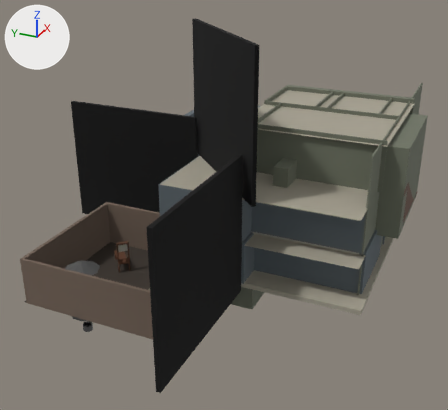
The glTF model public/models/hauntedHouse.glb as it was, and as the next commit left it.
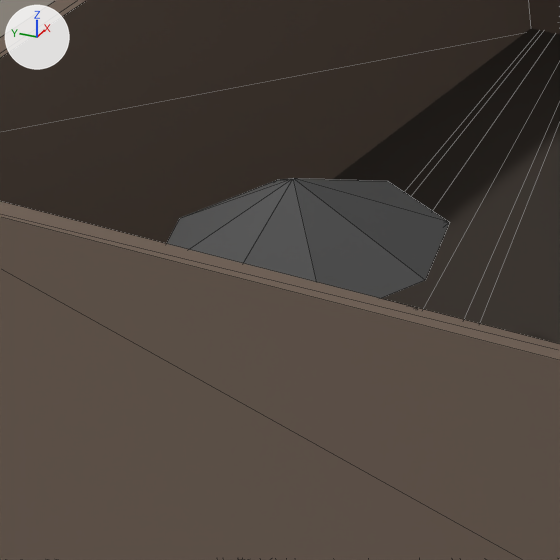
The first picture shows the older version from a 50 mm camera at (-62.3, -7.1, 33.5) aimed at (-1.9, 20.1, 3.3). The close-ups show the older and then the newer version on the part from 10% to 25% of the width and 58% to 75% of the height of that picture. Only the edits that show in the close-ups are written down. The axes (+X, +Y, +Z) are drawn at upper left. The lights are the same throughout. The close-ups show mesh edges as thin lines. Objects named as collision shapes, trigger or cutter boxes, shadow casters or lower levels of detail are left out. Where no turn or scale is listed for an object, it has been applied to the vertices. Vertices at exactly the same position are counted once.
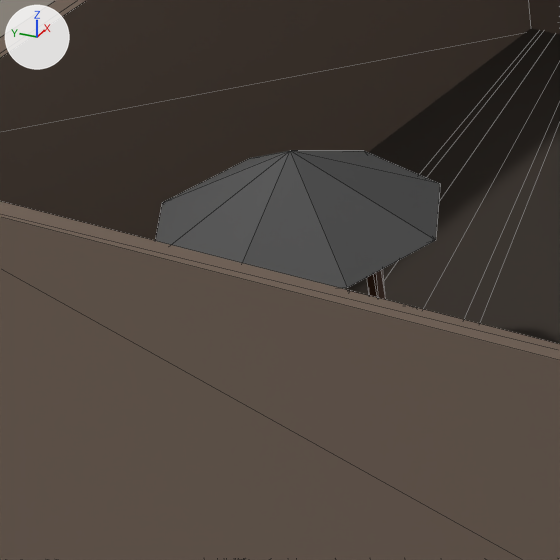
Where the newer file only moved an object's origin or applied its transform, the numbers keep the older frame.

The change, as a list of edits to the scene's bpy script:
```text
Change me_cone_002:
    used by ob_well_001; location = (-16.2, 30.3, -2.54)
    before: 50 (1.2, 0.75, 2.53), 52 (1.11, 0.88, 2.53), 54 (1.33, 0.84, 2.41), 56 (1.23, 0.97, 2.41)
    remove me_cone_002.from_pydata(...)  # 65 vertices, 118 faces; spans x -1.97..1.97, y -1.97..1.97, z -3.06..3.44
    add me_cone_002.from_pydata(...)  # 65 vertices, 118 faces; spans x -1.97..1.97, y -1.97..1.97, z -3.06..3.86
    me_cone_002 part 1: the loose piece of 9 vertices spanning x -1.97..1.97, y -1.97..1.97, z 2.37..3.44 is moved by (0.0, 0.0, 0.42)
    me_cone_002 part 2
    add for i in [50, 52, 54, 56]: me_cone_002.vertices[i].co += Vector((0.0, 0.0, 0.42))
    other edits to the shape of me_cone_002 do not show in these pictures
Change ob_well_001:
    ob_well_001.rotation_euler: (0.0, 0.0, 0.0) -> (0.0, 0.0, -0.617)  # degrees (0, 0, 0) -> degrees (0, 0, -35)
```

What differs and where, as boxes [x1, y1, x2, y2] in the close-ups (560 x 560 px; the box of a moved part takes in the faces that stretch with it):
'well.001', reshaped, turned: before [166, 178, 450, 306]; after [155, 151, 440, 307]
part 1 of me_cone_002, moved or reshaped: before [166, 178, 450, 298]; after [155, 151, 440, 288]
part 2 of me_cone_002, moved or reshaped (not visible before): after [367, 269, 386, 300]
